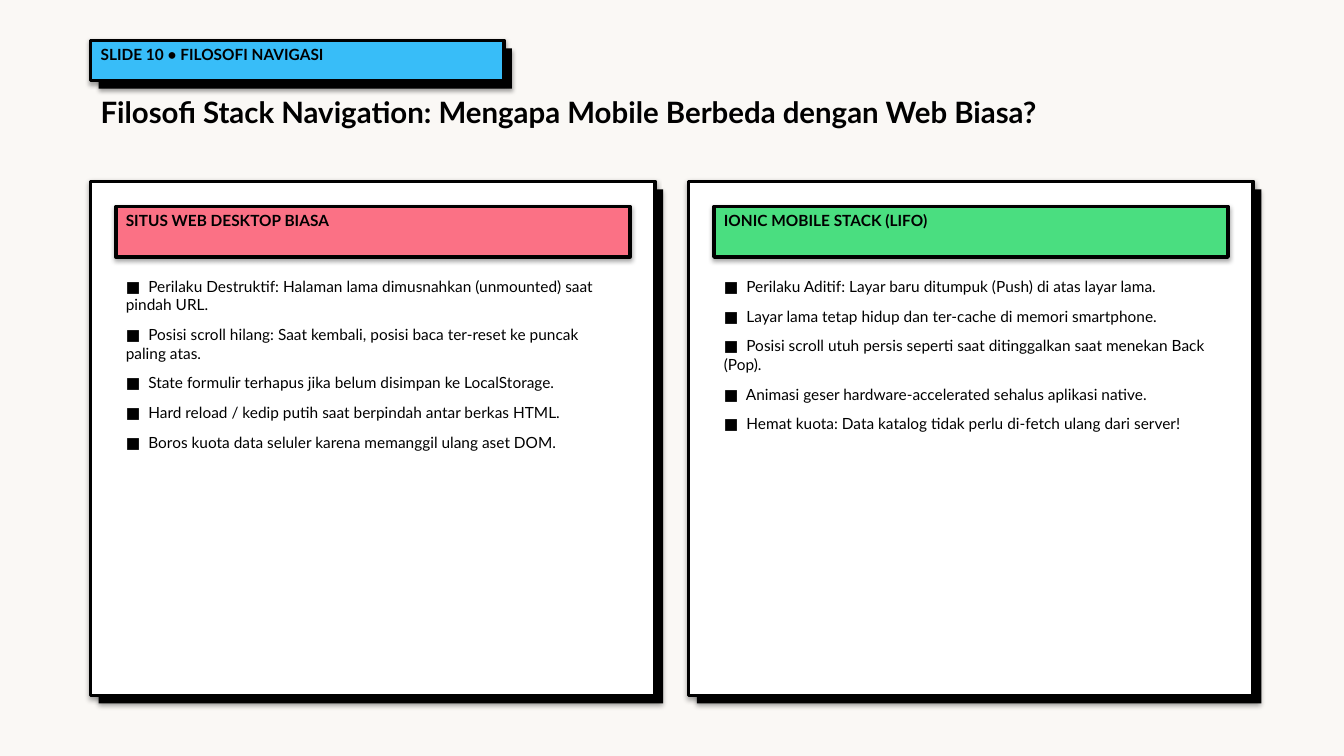
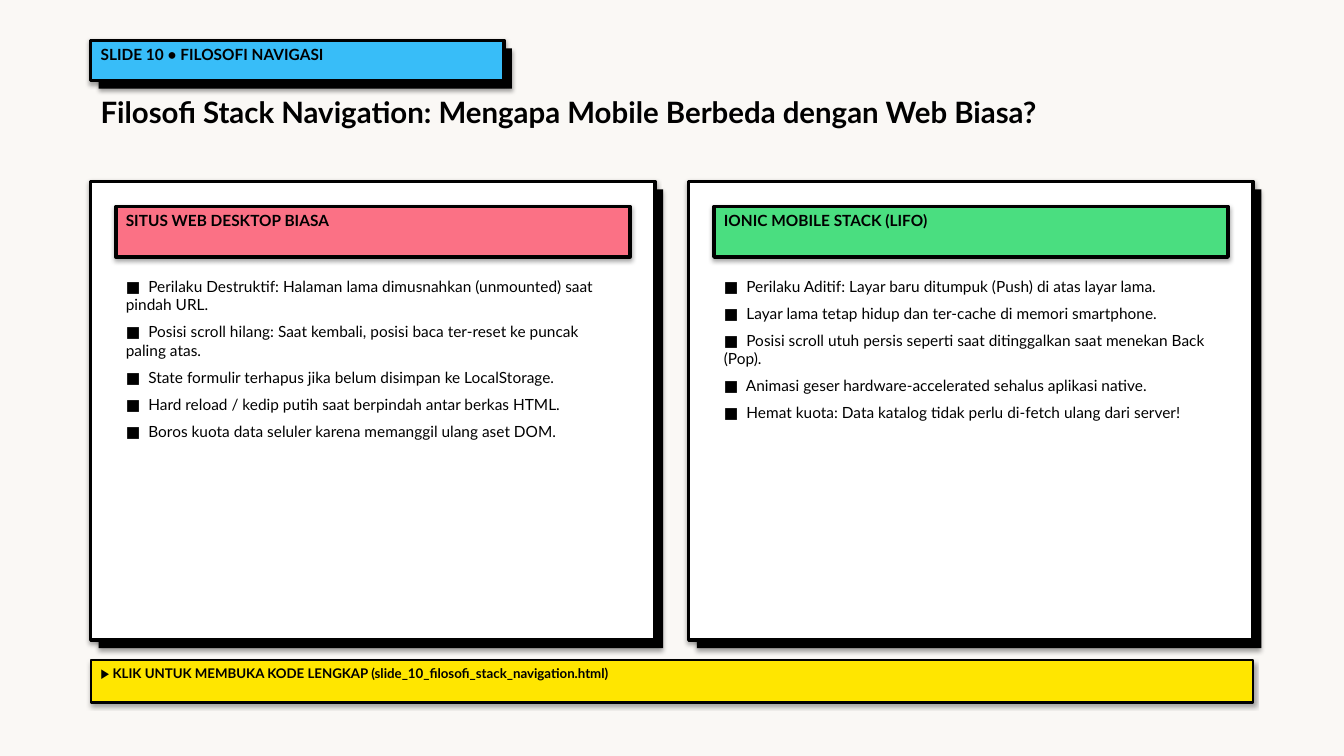
Before and after one commit to antonprafanto/tuweb_mobile2025, a slide deck: slide 10 of slide_presentasi/SESI_04_Dasar_Ionic_dan_Navigasi.pptx. Drawn at 1344x756 pixels with LibreOffice and Linux fonts; fonts in the diff are those of the drawing. Boxes give left, top, right and bottom in pixels: in the first picture for what was removed or moved away, otherwise in the second. Text is boxed around its words. In the diff, an @@ line names an element or a change of style, - is before the commit and + after.

```diff
--- a/slide_presentasi/SESI_04_Dasar_Ionic_dan_Navigasi.pptx
+++ b/slide_presentasi/SESI_04_Dasar_Ionic_dan_Navigasi.pptx
@@ rectangle: place and size @@
-rectangle at (91, 181, 655, 696)
+rectangle at (91, 181, 655, 640)
@@ rectangle: place and size @@
-rectangle at (99, 190, 663, 704)
+rectangle at (99, 190, 663, 648)
@@ rectangle: place and size @@
-rectangle at (689, 181, 1253, 696)
+rectangle at (689, 181, 1253, 640)
@@ rectangle: place and size @@
-rectangle at (697, 190, 1261, 704)
+rectangle at (697, 190, 1261, 648)
@@ text "■ Perilaku Destruktif: Halaman lama ..." at (126, 280, 592, 440): less space between paragraphs @@
@@ text "■ Perilaku Aditif: Layar baru ..." at (724, 280, 1205, 421): less space between paragraphs @@
@@ rectangle added at (91, 660, 1253, 703), fill #FFE600, outline #000000 1.5 pt @@
@@ text added at (113, 667, 608, 681), 9.5 pt, text #000000, bold @@
+▶ KLIK UNTUK MEMBUKA KODE LENGKAP (slide_10_filosofi_stack_navigation.html)
```
Also in this commit, not shown: 4 other slides changed, 22 other files.
